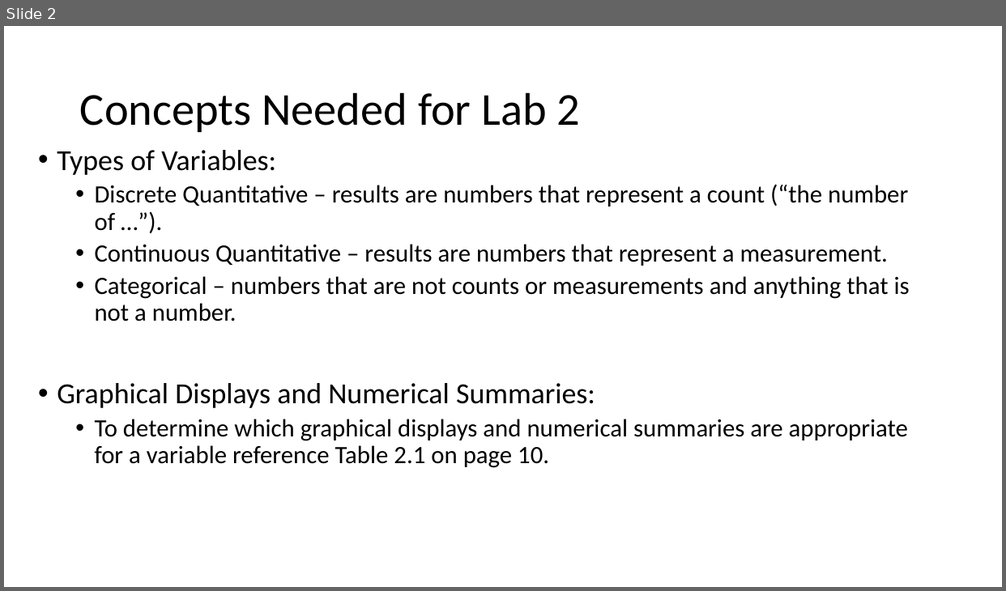
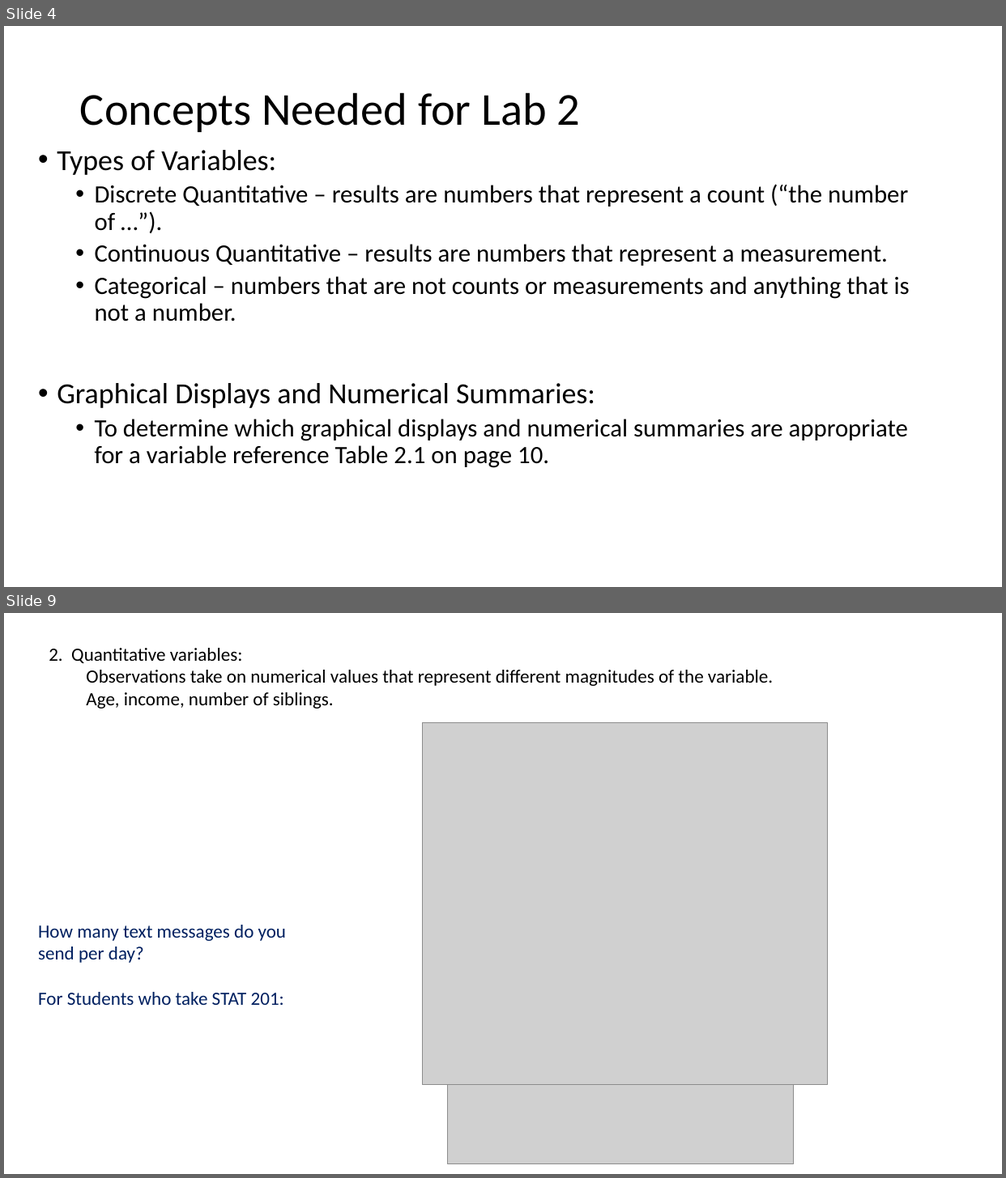
Before and after one commit to Shanlearning/Stat-201-teaching, a slide deck: Lab2/Lab 2.pptx. Shown one above the other, each under a label of ours: slide 2 before the commit, slides 4 and 9 after it; the slides between them are not shown. The pictures are 1006x591 and 1006x1178 pixels, drawn with LibreOffice and Linux fonts; fonts in the diff are those of the drawing; grey boxes stand for pictures. Boxes give left, top, right and bottom in pixels: in the first picture for what was removed or moved away, otherwise in the second. Text is boxed around its words. In the diff, an @@ line names an element or a change of style, - is before the commit and + after.

```diff
--- a/Lab2/Lab 2.pptx
+++ b/Lab2/Lab 2.pptx
@@ slide 9 added at (4, 613, 1002, 1174), background #FFFFFF @@
@@ text added at (49, 648, 773, 709), 18 pt, text #000000 @@
+  2. Quantitative variables:
+    Observations take on numerical values that represent different magnitudes of the variable.
+    Age, income, number of siblings.
@@ picture added at (423, 722, 828, 1084) @@
@@ text added at (38, 925, 286, 1005), 18 pt, text #002060 @@
+How many text messages do you send per day?
+For Students who take STAT 201:
@@ picture added at (448, 1085, 793, 1165) @@
@@ what was slide 2 is now slide 4 @@
```
Also in this commit, not shown: 1 slide changed, 8 other slides added.
